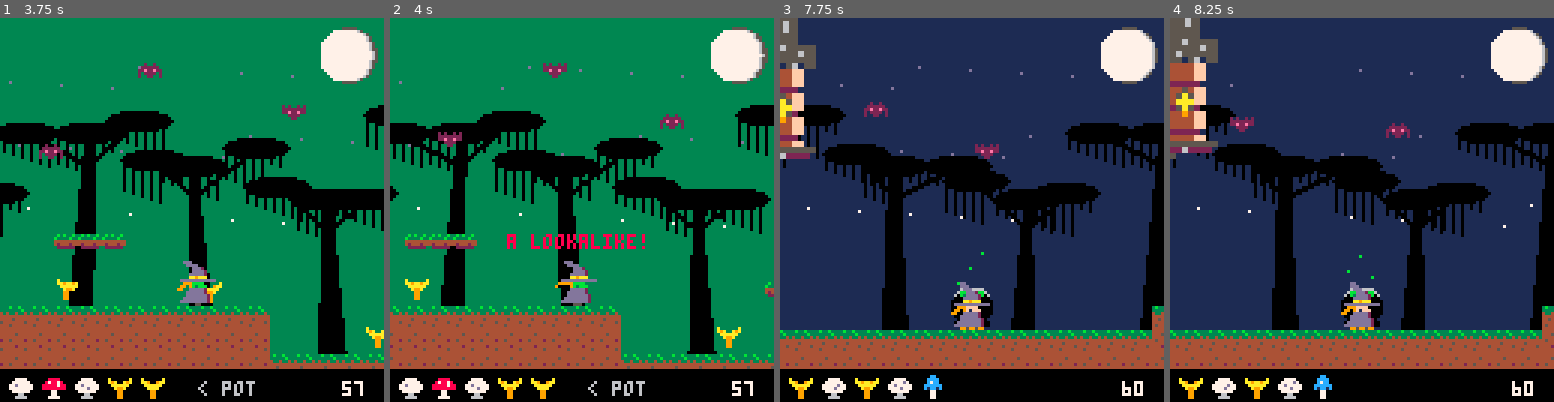
Above: before the commit, frames 1-4 (left to right).
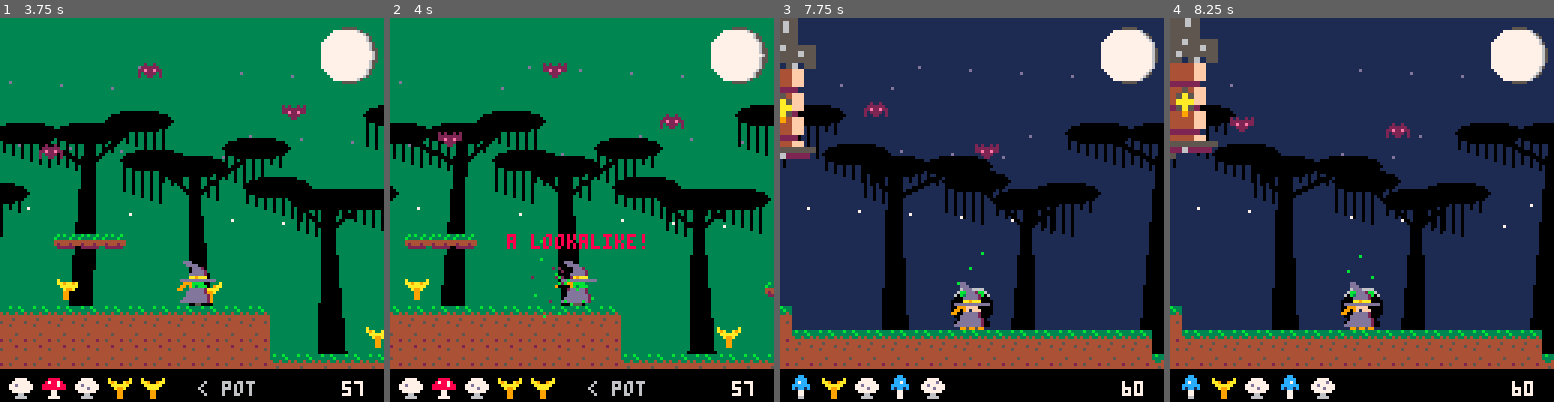
Above: after the commit, the same moments.

Repository: drachis/carts
Game: PICO-8 cartridge proj/witchcap/tests/test_boot.p8
Two runs of this game, one before a commit and one after it. Both use one fixed random seed, a clock stepped at 60 frames per second and the inputs below.
Inputs:
- Up to frame 1 (3.75 s): tap X (X key) at 0.33, 1.07, 1.85, 2.97 s; tap O (Z key) at 0.7, 1.7, 2.1, 2.5, 2.9, 3.3, 3.7 s; hold Right 1.6-2.1 s; hold Up 2.15-2.42 s; hold Right 2.47-3.03 s; hold Left 3.08-3.58 s; hold Down from 3.63 s (still down)
- Up to frame 2 (4 s): release Down at 3.97 s
- Up to frame 3 (7.75 s): hold Right 4.02-4.68 s; tap X (X key) every 1.12 s from 4.08 to 7.43 s; tap O (Z key) every 0.4 s from 4.1 to 7.7 s; hold Up 4.73-5.03 s; hold Left 5.08-5.68 s; hold Down 5.73-6.03 s; hold Right 6.08-6.58 s; hold Right 6.63-7.13 s; hold Up 7.18-7.45 s; hold Right from 7.5 s (still down)
- Up to frame 4 (8.25 s): release Right at 8.07 s; tap O (Z key) at 8.1 s; hold Left from 8.12 s (still down)

Frame 1 is identical in both runs. In frame 2, 0.2% of the frame differs, in the area x 36-54%, y 57-79%; in frame 3, 1.9%, in the area x 0-100%, y 75-100%; in frame 4, 1.9%.

Commit message:
witchcap: a good pick bursts in gold, a bad one in a green cloud that jolts the view, and at the pot the mushrooms fly out of her pockets in an arc, one after another, the potion waiting for the last to land (3211 tokens)
Co-Authored-By: Claude Opus 5.5 <noreply@anthropic.com>

Diff:
--- a/proj/witchcap/data.lua
+++ b/proj/witchcap/data.lua
@@ -18,6 +18,7 @@
 coyote_frames=6
 poison_frames=180
 level_seconds=60
+flight_frames=30
 cauldron_x=500
 view_drop=8
 clearing_row=12
--- /dev/null
+++ b/proj/witchcap/effects.lua
@@ -0,0 +1,64 @@
+-- effects.lua : sparks, the shake of the view, and the mushrooms that fly
+-- from the witch's pockets into the pot.
+--
+-- a spark is a pixel with a speed and a life. a flight is a recipe slot
+-- on its way to the cauldron: its frame counts up from below zero, so
+-- that several leave one after another, to flight_frames, when it lands
+-- and the slot is in the pot.
+
+function reset_effects()
+ sparks,flights,shake={},{},0
+end
+
+-- `count` sparks of a colour thrown out from a place, at up to `speed`
+function burst(x,y,count,colour,speed)
+ for i=1,count do
+  local angle,pace=rnd(),rnd(speed)
+  add(sparks,{
+   x=x,y=y,vx=cos(angle)*pace,vy=sin(angle)*pace-0.5,
+   life=20+rnd(20),colour=colour,
+  })
+ end
+end
+
+-- where the brew is: the mouth of the pot
+function pot_mouth()
+ return near(cauldron_x),clearing_row*8-13
+end
+
+function update_effects()
+ shake=max(shake-1)
+ for spark in all(sparks) do
+  spark.x+=spark.vx
+  spark.y+=spark.vy
+  spark.vy+=0.04
+  spark.life-=1
+  if spark.life<0 then del(sparks,spark) end
+ end
+ for flight in all(flights) do
+  flight.frame+=1
+  if flight.frame>=flight_frames then
+   del(flights,flight)
+   flight.slot.state=2
+   local x,y=pot_mouth()
+   burst(x,y,8,11,0.9)
+   sfx(2)
+  end
+ end
+end
+
+function draw_effects()
+ for spark in all(sparks) do
+  pset(spark.x,spark.y,spark.colour)
+ end
+ local pot_x,pot_y=pot_mouth()
+ for flight in all(flights) do
+  if flight.frame>0 then
+   -- from her pocket to the pot in an arc
+   local share=flight.frame/flight_frames
+   spr(95+flight.slot.kind,
+    flight.x+(pot_x-flight.x)*share-4,
+    flight.y+(pot_y-flight.y)*share-4+sin(share/2)*20)
+  end
+ end
+end
--- a/proj/witchcap/main.lua
+++ b/proj/witchcap/main.lua
@@ -18,6 +18,7 @@
  make_forest(flr(rnd(9999)))
  reset_witch()
  reset_hut()
+ reset_effects()
  frames_left=level_seconds*60
  mode="play"
 end
@@ -34,6 +35,7 @@
 end
 
 function _update60()
+ if mode!="title" then update_effects() end
  if mode=="play" then
   update_witch()
   update_hut()
@@ -89,7 +91,7 @@
   spr(95+slot.kind,x,119)
   -- yellow once it is in the basket, green once it is in the pot
   if slot.state>0 then
-   rect(x-1,118,x+8,127,slot.state==1 and 10 or 11)
+   rect(x-1,118,x+8,127,slot.state==2 and 11 or 10)
   end
  end
  local away=near(cauldron_x)-witch.x
@@ -138,10 +140,12 @@
  draw_backdrop(camera_x)
  draw_hut(camera_x)
  draw_moon(frames_left/60/level_seconds)
- -- the world is drawn `view_drop` pixels down the screen
- camera(camera_x,-view_drop)
+ -- the world is drawn `view_drop` pixels down the screen, which also
+ -- leaves room below it for the view to be shaken
+ camera(camera_x+rnd(shake/4)-shake/8,rnd(shake/4)-shake/8-view_drop)
  draw_forest(camera_x)
  draw_witch()
+ draw_effects()
  if message_frames>0 then
   print(message,witch.x-#message*2,witch.y-24,message_colour)
  end
--- a/proj/witchcap/potion.lua
+++ b/proj/witchcap/potion.lua
@@ -7,8 +7,9 @@
 -- wanted kind grows; when one is spoiled, another grows somewhere.
 --
 -- the recipe is a list of slots, each a mushroom kind and a state:
--- 0 still wanted, 1 in the basket, 2 in the cauldron. what is in the
--- cauldron is safe; a lookalike spoils something from the basket.
+-- 0 still wanted, 1 in the basket, 3 in the air on its way to the
+-- cauldron, 2 in the cauldron. what has left the basket is safe; a
+-- lookalike spoils something still in it.
 
 -- five mushrooms, no two the same, and no more than two of a family
 function new_recipe()
@@ -64,6 +65,9 @@
    if wanted then
     uproot(mushroom)
     wanted.state=1
+    -- a good one goes off in gold
+    burst(witch.x,witch.y-6,12,10,1.2)
+    burst(witch.x,witch.y-6,5,7,0.7)
     sfx(1)
    elseif slot_in(nil,mushroom.kind) then
     say("enough of those",6)
@@ -71,6 +75,10 @@
    else
     uproot(mushroom)
     witch.poison=poison_frames
+    -- a bad one bursts in a sick green cloud and jolts the view
+    burst(witch.x,witch.y-6,18,11,1.6)
+    burst(witch.x,witch.y-6,10,2,1)
+    shake=14
     local spoiled=slot_in(1)
     if spoiled then
      spoiled.state=0
@@ -84,14 +92,22 @@
  end
 end
 
--- at the cauldron the basket goes in; true once the recipe is complete
+-- at the cauldron the basket empties: each mushroom flies from her
+-- pocket to the pot, one after another. true once every mushroom of the
+-- recipe has landed in it.
 function deliver()
- if abs(witch.x-near(cauldron_x))>12 or not witch.grounded then return end
- local carried=slot_in(1)
- while slot_in(1) do slot_in(1).state=2 end
- if carried then
-  say("into the pot",11)
-  sfx(2)
+ if abs(witch.x-near(cauldron_x))<=12 and witch.grounded then
+  local wait=#flights*8
+  for slot in all(recipe) do
+   if slot.state==1 then
+    slot.state=3
+    add(flights,{slot=slot,x=witch.x,y=witch.y-6,frame=-wait})
+    wait+=8
+   end
+  end
  end
- return not slot_in(0)
+ for slot in all(recipe) do
+  if slot.state!=2 then return end
+ end
+ return true
 end
--- a/proj/witchcap/tests/test_boot.p8
+++ b/proj/witchcap/tests/test_boot.p8
@@ -7,6 +7,7 @@
 #include ../witch.lua
 #include ../hut.lua
 #include ../potion.lua
+#include ../effects.lua
 #include ../main.lua
 #include dump.lua
 #include test_boot.lua
--- a/proj/witchcap/tests/test_forest.lua
+++ b/proj/witchcap/tests/test_forest.lua
@@ -107,6 +107,7 @@
   make_forest(7)
   reset_witch()
   reset_hut()
+  reset_effects()
   mode="play"
   for screen=0,3 do
    witch.x=64+screen*128
--- a/proj/witchcap/tests/test_forest.p8
+++ b/proj/witchcap/tests/test_forest.p8
@@ -7,6 +7,7 @@
 #include ../witch.lua
 #include ../hut.lua
 #include ../potion.lua
+#include ../effects.lua
 #include ../main.lua
 #include dump.lua
 #include test_forest.lua
--- a/proj/witchcap/tests/test_witch.lua
+++ b/proj/witchcap/tests/test_witch.lua
@@ -247,14 +247,28 @@
   end,
  },
  {
-  name="the basket goes into the pot and a full recipe is brewed",
-  buttons={},frames=2,
+  name="at the pot the basket takes to the air, and the potion waits for it",
+  buttons={},frames=20,
+  setup=function()
+   arena()
+   recipe={{kind=1,state=1},{kind=5,state=1},{kind=9,state=1}}
+  end,
+  check=function()
+   dump_screen("deposit")
+   return mode=="play" and recipe[1].state==3 and #flights==3,
+    "mode "..mode..", "..#flights.." in the air"
+  end,
+ },
+ {
+  name="the potion is brewed when the last mushroom lands in the pot",
+  buttons={},frames=60,
   setup=function()
    arena()
    recipe={{kind=1,state=1},{kind=5,state=1}}
   end,
   check=function()
-   return mode=="brewed" and recipe[2].state==2,"mode "..mode
+   return mode=="brewed" and recipe[2].state==2 and run_frames>30,
+    "mode "..mode.." after "..run_frames.." frames"
   end,
  },
  {
--- a/proj/witchcap/tests/test_witch.p8
+++ b/proj/witchcap/tests/test_witch.p8
@@ -7,6 +7,7 @@
 #include ../witch.lua
 #include ../hut.lua
 #include ../potion.lua
+#include ../effects.lua
 #include ../main.lua
 #include dump.lua
 #include harness.lua
--- a/proj/witchcap/witchcap.p8
+++ b/proj/witchcap/witchcap.p8
@@ -8,6 +8,7 @@
 #include witch.lua
 #include hut.lua
 #include potion.lua
+#include effects.lua
 #include main.lua
 __gfx__
 00000000000000000000000000000000000000000000000000000000000000000000000000000000000000000000000000000000000000000000000000000000
Not shown, changed: proj/witchcap/gen_cart.py
